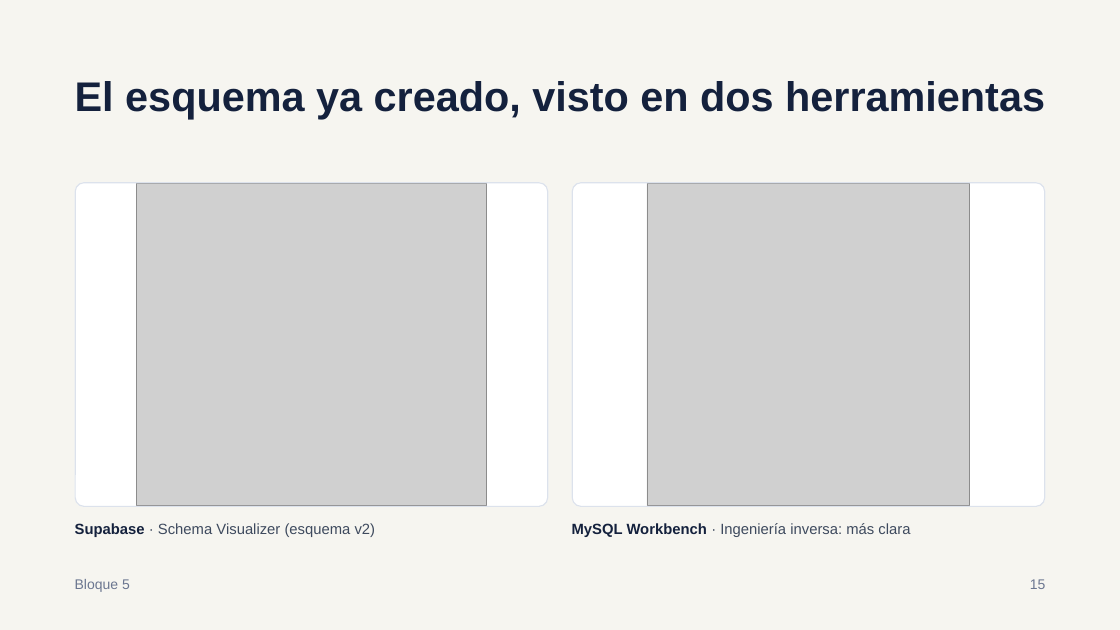
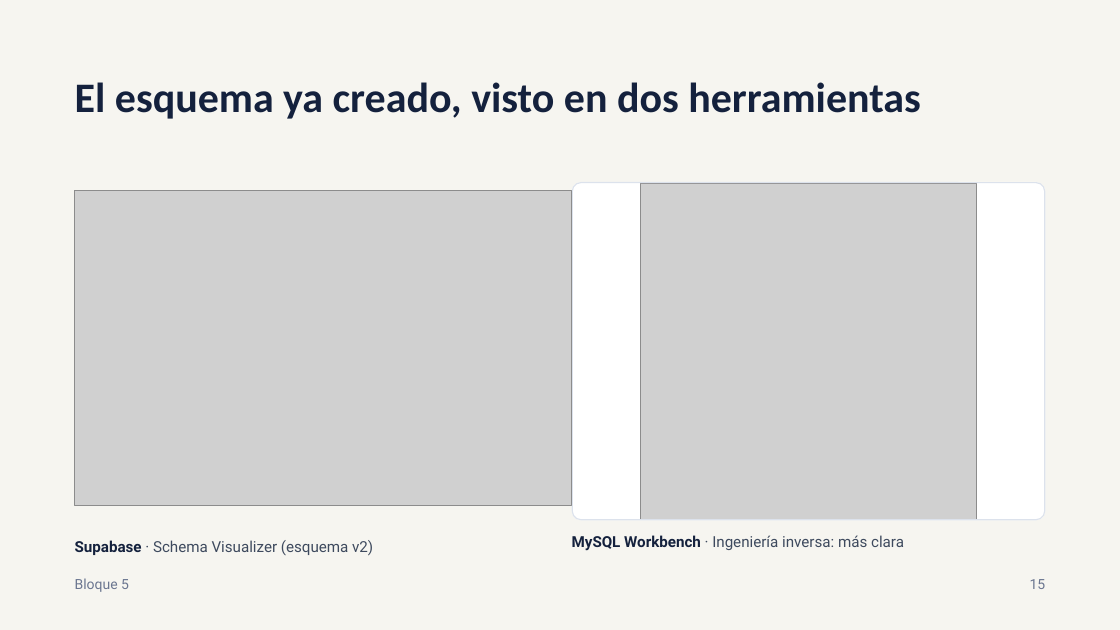
Before and after one commit to CarlosRodriguezRuiz/ProyectoGrupal-BBDD, a slide deck: slide 15 of docs/Presentacion.pptx. Drawn at 1120x630 pixels with LibreOffice and Linux fonts; fonts in the diff are those of the drawing; grey boxes stand for pictures. Boxes give left, top, right and bottom in pixels: in the first picture for what was removed or moved away, otherwise in the second. Text is boxed around its words. In the diff, an @@ line names an element or a change of style, - is before the commit and + after.

```diff
--- a/docs/Presentacion.pptx
+++ b/docs/Presentacion.pptx
@@ title "El esquema ya creado, visto ..." at [75, 82, 921, 119]: size 35.4 to 36 pt, font Arial to Calibri; line spacing 39pt to 39.6pt @@
@@ picture: place and size @@
-picture at [136, 183, 486, 506]
+picture at [75, 190, 572, 505]
@@ rounded rectangle removed at [75, 182, 549, 507] @@
@@ rounded rectangle: place and size @@
-rounded rectangle at [572, 182, 1046, 507]
+rounded rectangle at [572, 182, 1044, 519]
@@ rounded rectangle at [572, 182, 1044, 519]: fill #FFFFFF to none; outline none to #DCE2EC 1 pt; proportions changed @@
@@ rounded rectangle: place and size @@
-rounded rectangle at [76, 183, 548, 507]
+rounded rectangle at [572, 182, 1046, 521]
@@ rounded rectangle at [572, 182, 1046, 521]: fill none to #FFFFFF; outline #DCE2EC 1 pt to none; proportions changed @@
@@ rounded rectangle removed at [572, 183, 1044, 507] @@
@@ picture: place and size @@
-picture at [647, 183, 970, 506]
+picture at [640, 183, 977, 519]
@@ text "Supabase · Schema Visualizer (esquema ...": place and size @@
-text "Supabase · Schema Visualizer (esquema ..." at [75, 523, 376, 537]
+text "Supabase · Schema Visualizer (esquema ..." at [75, 540, 373, 555]
@@ text "Supabase · Schema Visualizer (esquema ..." at [75, 540, 373, 555]: size 12.7 to 13 pt, font Arial to Roboto; line spacing 17.7pt to 18.2pt @@
@@ text "MySQL Workbench · Ingeniería inversa: ...": place and size @@
-text "MySQL Workbench · Ingeniería inversa: ..." at [572, 523, 910, 537]
+text "MySQL Workbench · Ingeniería inversa: ..." at [572, 535, 904, 551]
@@ text "MySQL Workbench · Ingeniería inversa: ..." at [572, 535, 904, 551]: size 12.7 to 13 pt, font Arial to Roboto; line spacing 17.7pt to 18.2pt @@
@@ text "Bloque 5" at [75, 578, 129, 592]: font Arial to Roboto @@
@@ text "15" at [1030, 579, 1046, 589]: font Arial to Roboto @@
```
Also in this commit, not shown: 22 other slides changed, 1 other file.
